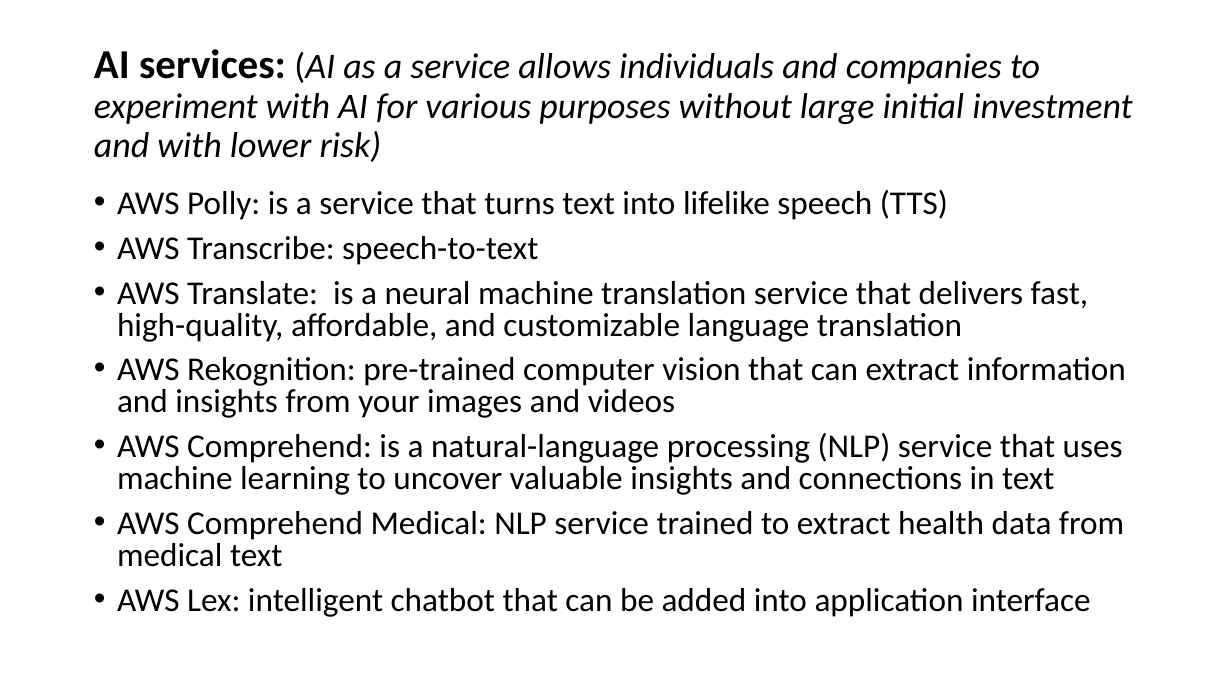
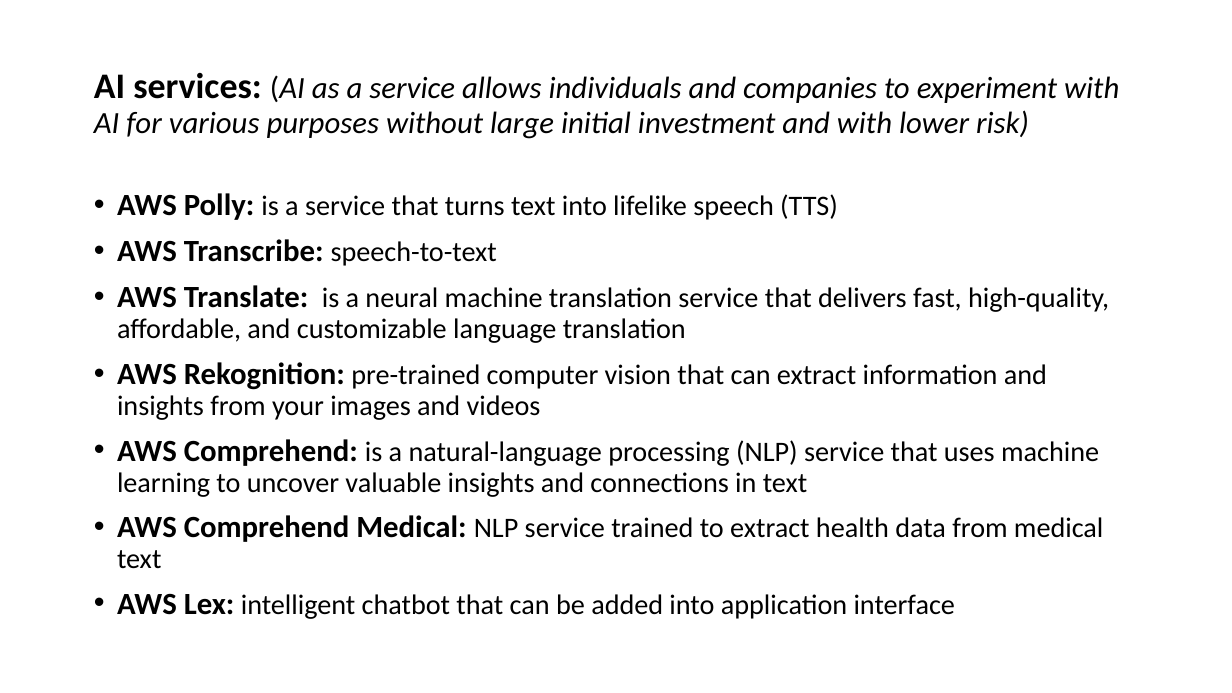
Before and after one commit to AfifNahas/v0.1, a slide deck: slide 6 of Report-1.pptx. Drawn at 1232x693 pixels with LibreOffice and Linux fonts; fonts in the diff are those of the drawing. Boxes give left, top, right and bottom in pixels: in the first picture for what was removed or moved away, otherwise in the second. Text is boxed around its words. In the diff, an @@ line names an element or a change of style, - is before the commit and + after.

```diff
--- a/Report-1.pptx
+++ b/Report-1.pptx
@@ title "AI services: (AI as a ..." at [94, 73, 1119, 139]: size 32 to 28 pt in "AI services:"; size 28 to 24 pt @@
@@ text "AWS Polly: is a service ..." at [117, 193, 1109, 619]: size 25.9 to 24 pt, bold on in "AWS Polly:", "AWS Transcribe:", "AWS Translate:", "AWS Rekognition:" and 3 more places; size 25.9 to 22 pt in "is a service that turns text into ...", "speech-to-text", "is a neural machine translation service that ...", "pre-trained computer vision that can extract information ..." and 3 more places; line spacing 0.8 to 0.9 @@
```
Also in this commit, not shown: 5 other slides changed, 1 other file.
